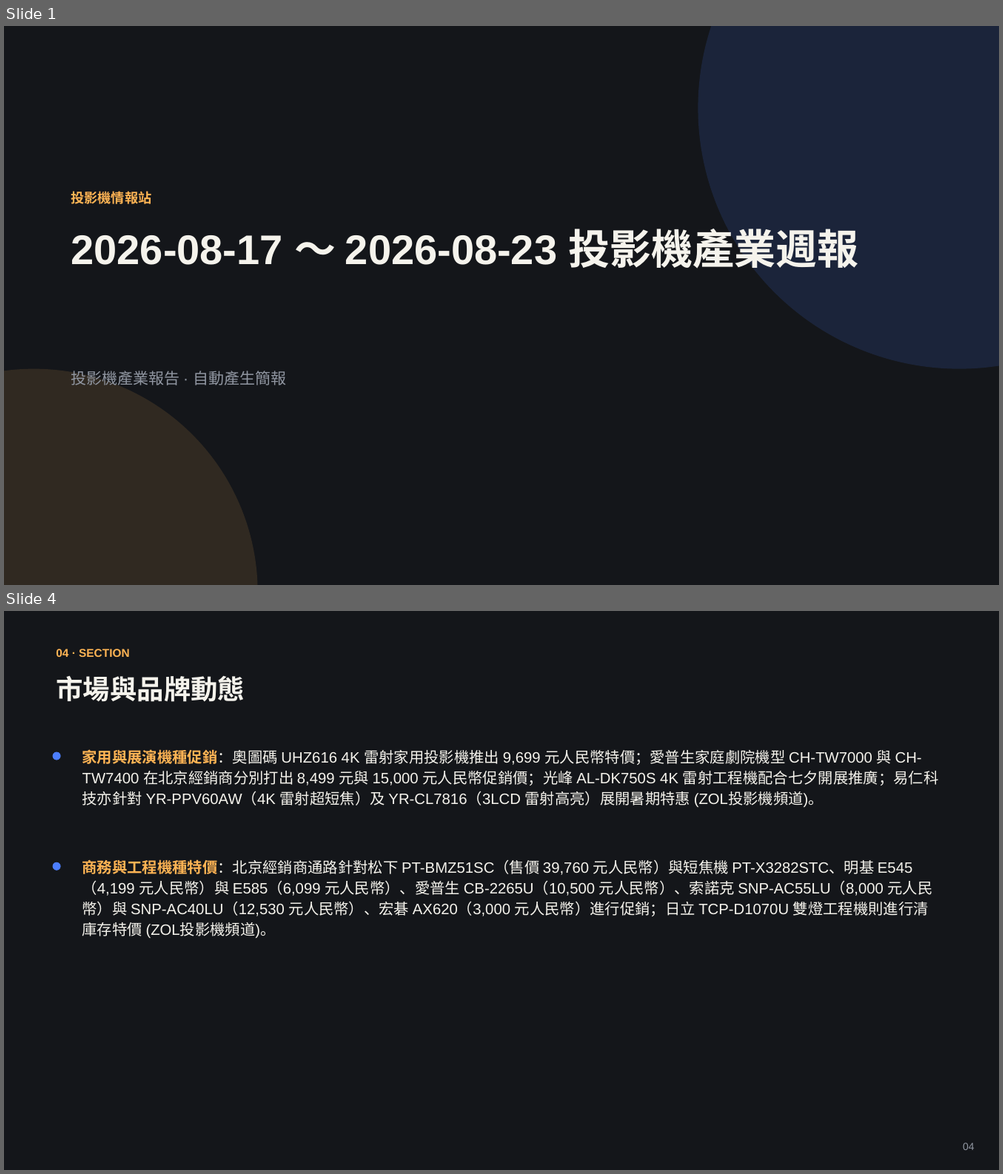
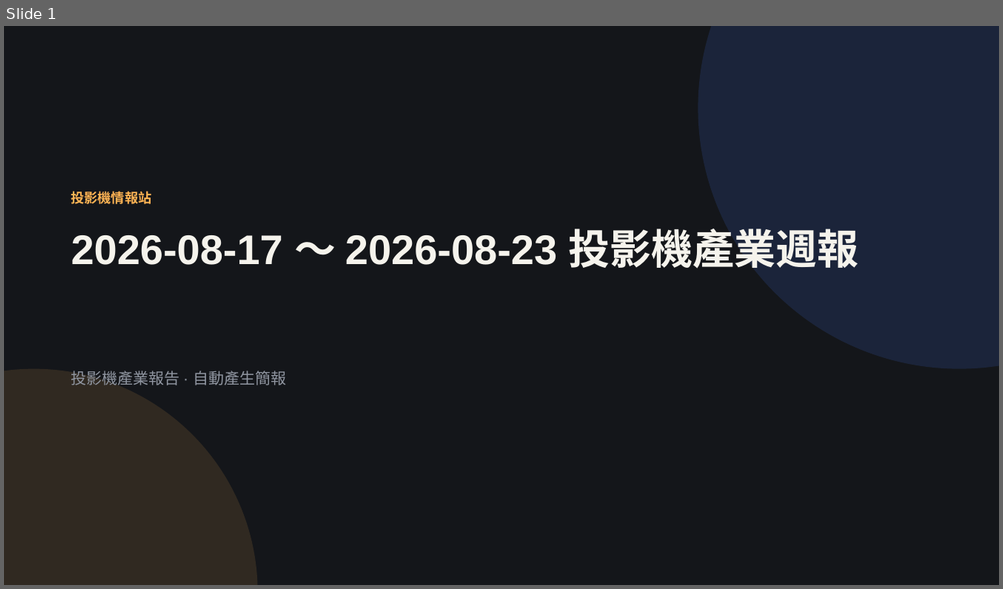
Before and after one commit to coffee30233-gif/Project-Insight, a slide deck: data/reports/2026-W34.pptx. Shown one above the other, each under a label of ours: slides 1 and 4 before the commit, slide 1 after it; the slides between them are not shown. The pictures are 1003x1174 and 1003x589 pixels, drawn with LibreOffice and Linux fonts; fonts in the diff are those of the drawing. Boxes give left, top, right and bottom in pixels: in the first picture for what was removed or moved away, otherwise in the second. Text is boxed around its words. In the diff, an @@ line names an element or a change of style, - is before the commit and + after.

```diff
--- a/data/reports/2026-W34.pptx
+++ b/data/reports/2026-W34.pptx
@@ slide 4 removed at box(4, 611, 999, 1170), background #14161A @@
@@ text removed at box(56, 649, 130, 657) @@
-04 · SECTION
@@ text removed at box(56, 675, 244, 702) @@
-市場與品牌動態
@@ ellipse removed at box(53, 752, 61, 760) @@
@@ text removed at box(82, 749, 939, 808) @@
-家用與展演機種促銷：奧圖碼 UHZ616 4K 雷射家用投影機推出 9,699 元人民幣特價；愛普生家庭劇院機型 CH-TW7000 與 CH-TW7400 在北京經銷商分別打出 8,499 元與 15,000 元人民幣促銷價；光峰 AL-DK750S 4K 雷射工程機配合七夕開展推廣；易仁科技亦針對 YR-PPV60AW（4K 雷射超短焦）及 YR-CL7816（3LCD 雷射高亮）展開暑期特惠 (ZOL投影機頻道)。
@@ ellipse removed at box(53, 863, 61, 871) @@
@@ text removed at box(82, 860, 933, 939) @@
-商務與工程機種特價：北京經銷商通路針對松下 PT-BMZ51SC（售價 39,760 元人民幣）與短焦機 PT-X3282STC、明基 E545（4,199 元人民幣）與 E585（6,099 元人民幣）、愛普生 CB-2265U（10,500 元人民幣）、索諾克 SNP-AC55LU（8,000 元人民幣）與 SNP-AC40LU（12,530 元人民幣）、宏碁 AX620（3,000 元人民幣）進行促銷；日立 TCP-D1070U 雙燈工程機則進行清庫存特價 (ZOL投影機頻道)。
@@ text removed at box(962, 1143, 974, 1150) @@
-04
```
Also in this commit, not shown: 3 slides changed, 2 slides added, 2 other slides removed, 3 other files.
